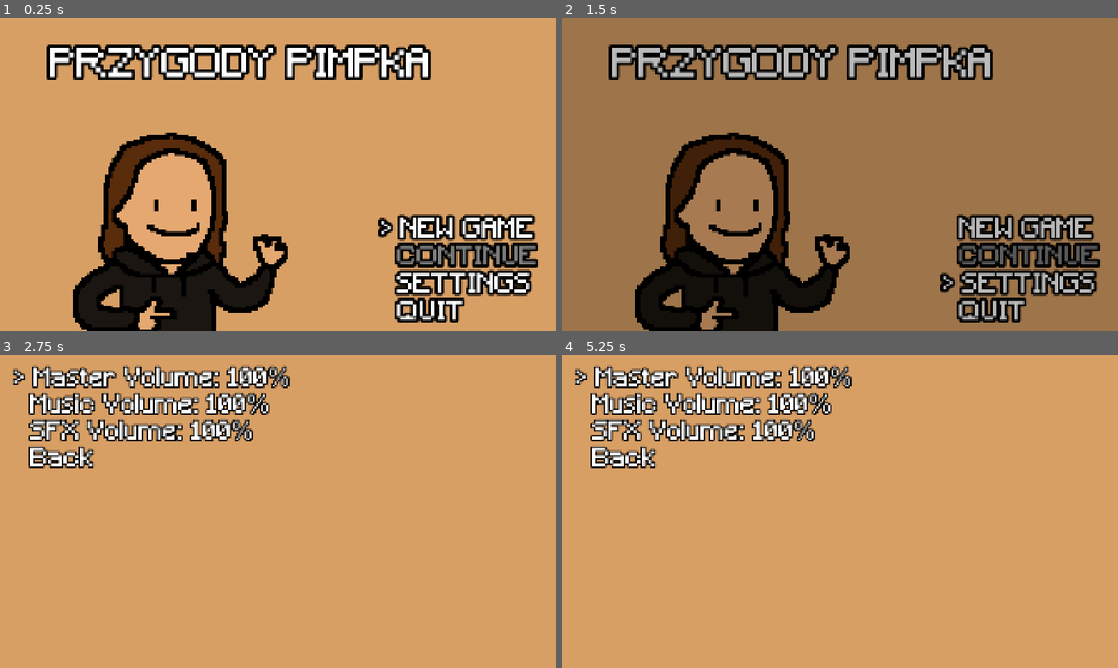
Above: before the commit, frames 1-4 (two rows, left to right).
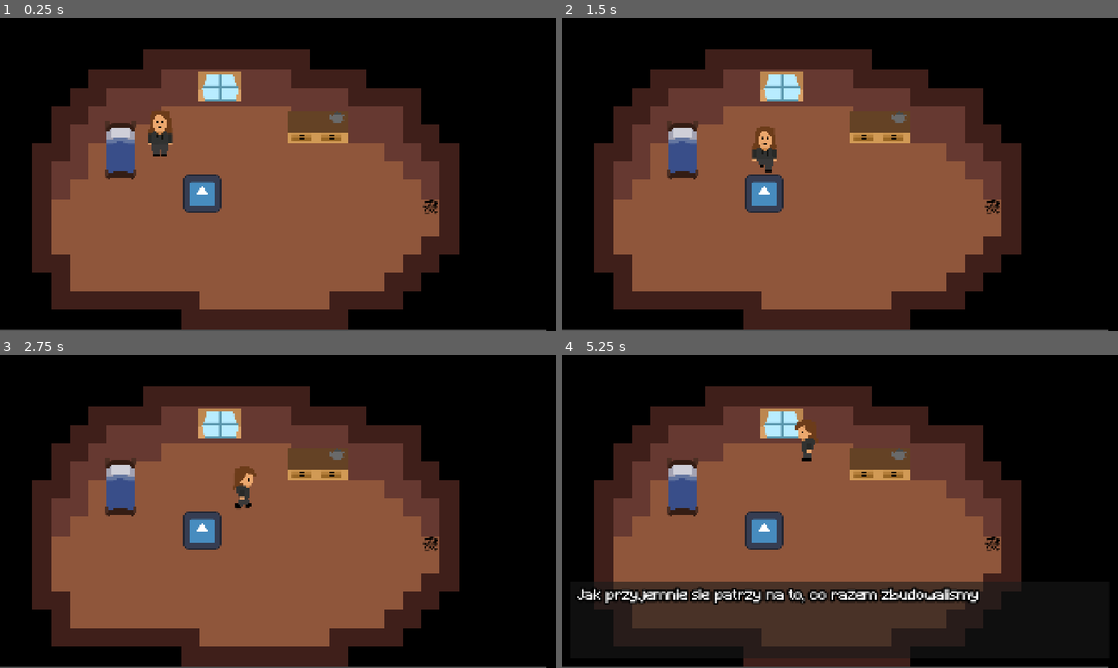
Above: after the commit, the same moments.

Repository: etper/pimpek-rpg-game
Game: Godot game, scene res://main.tscn
The game is run twice, just before and just after one commit, with the same random seed, the same clock (stepped at 60 frames per second) and the same inputs. Before the commit the project starts from res://scenes/main menu.tscn. The engine's default icon, where the game draws it, is replaced by a stand-in: a white triangle on a blue panel in a dark square.
Inputs:
- Up to frame 1 (0.25 s): no input
- Up to frame 2 (1.5 s): tap Enter at 0.5 s; hold D (move_right) 0.53-1.28 s; hold Z (interact) 0.53-1.28 s; hold S (move_down) from 1.28 s (still down); tap Shift (sprint) at 1.35 s
- Up to frame 3 (2.75 s): release S (move_down) at 2.03 s; hold D (move_right) from 2.03 s (still down); hold Z (interact) from 2.03 s (still down)
- Up to frame 4 (5.25 s): release D (move_right) at 2.78 s; release Z (interact) at 2.78 s; hold W (move_up) 2.78-3.53 s; tap Shift (sprint) at 2.85, 4.35 s; hold Z (interact) 3.53-4.28 s; hold A (move_left) 3.53-5.03 s; hold S (move_down) from 5.03 s (still down); hold Z (interact) from 5.03 s (still down)

The runs differ from the first frame. In frame 1, 95% of the frame differs, in the area x 0-100%, y 0-100%; in frame 2, 95%; in frame 3, 99%; in frame 4, 99%.

Commit message:
add remove item feedback polish

Diff:
--- a/main.tscn
+++ b/main.tscn
@@ -24,6 +24,8 @@
 [ext_resource type="Resource" uid="uid://c6u5ajvayp0x6" path="res://enemies/ant.tres" id="22_d13ii"]
 [ext_resource type="Script" uid="uid://bkgurhpwesdqe" path="res://scripts/events/start_battle.gd" id="22_ryguw"]
 [ext_resource type="PackedScene" uid="uid://bmceh7bop7par" path="res://scenes/item_notifications.tscn" id="24_1u8w0"]
+[ext_resource type="Texture2D" uid="uid://c6lra44g0pvrh" path="res://sprites/icon.svg" id="25_lswn8"]
+[ext_resource type="Script" uid="uid://bukwlb3ropmuc" path="res://scripts/events/remove_item.gd" id="26_a6jrf"]
 
 [sub_resource type="TileSetAtlasSource" id="TileSetAtlasSource_5vw27"]
 texture = ExtResource("1_5vw27")
@@ -196,6 +198,11 @@
 enemy = ExtResource("22_d13ii")
 metadata/_custom_type_script = "uid://bkgurhpwesdqe"
 
+[sub_resource type="Resource" id="Resource_15o7b"]
+script = ExtResource("26_a6jrf")
+item_id = "Stare Skarpetki"
+metadata/_custom_type_script = "uid://bukwlb3ropmuc"
+
 [node name="Main" type="Node2D" unique_id=1148531345]
 
 [node name="BG Music" type="AudioStreamPlayer2D" parent="." unique_id=701678097]
@@ -327,6 +334,11 @@
 
 [node name="ItemNotifications" parent="." unique_id=296417052 instance=ExtResource("24_1u8w0")]
 
+[node name="Interactable" parent="." unique_id=1064737833 instance=ExtResource("3_h2yge")]
+position = Vector2(698, 606)
+sprite = ExtResource("25_lswn8")
+events = Array[ExtResource("7_5vw27")]([SubResource("Resource_15o7b")])
+
 [editable path="Bed"]
 [editable path="Teapot"]
 [editable path="KitchenCountertop2"]
--- a/project.godot
+++ b/project.godot
@@ -11,7 +11,7 @@
 [application]
 
 config/name="pimpek rpg game"
-run/main_scene="uid://oqjnhwwiuo87"
+run/main_scene="uid://c1rvsinu081wm"
 config/features=PackedStringArray("4.7", "GL Compatibility")
 config/icon="res://sprites/icon.svg"
 
--- a/scenes/item_notification.gd
+++ b/scenes/item_notification.gd
@@ -5,23 +5,47 @@
 
 func setup(item_name: String, item_icon: Texture2D, amount: int, added: bool):
 	text_label.text = "%s %s x%d" % [
-		"Otrzymujesz:" if added else "Tracisz:",
+		" Otrzymujesz:" if added else " Tracisz:",
 		item_name,
 		amount
 	]
 
 	icon.texture = item_icon
 
+	# SFX
+	if added:
+		SoundManager.play_ding() # or play_item_get()
+	else:
+		SoundManager.play_remove() # or play_item_remove()
+
+	scale = Vector2(0.9, 0.9)
+	modulate.a = 0.0
 	position.x = -size.x
 
 	var tween = create_tween()
-	tween.tween_property(self, "position:x", 0, 0.25)
+	tween.set_parallel(true)
+
+	tween.tween_property(self, "position:x", 0, 1.0)\
+		.set_trans(Tween.TRANS_CUBIC)\
+		.set_ease(Tween.EASE_OUT)
+
+	tween.tween_property(self, "scale", Vector2.ONE, 0.22)\
+		.set_trans(Tween.TRANS_BACK)\
+		.set_ease(Tween.EASE_OUT)
+
+	tween.tween_property(self, "modulate:a", 1.0, 0.15)
 
 	await tween.finished
 	await get_tree().create_timer(2.0).timeout
 
 	tween = create_tween()
-	tween.tween_property(self, "position:x", -size.x, 0.25)
+	tween.set_parallel(true)
+
+	tween.tween_property(self, "position:x", -size.x, 0.2)\
+		.set_trans(Tween.TRANS_QUAD)\
+		.set_ease(Tween.EASE_IN)
+
+	tween.tween_property(self, "modulate:a", 0.0, 0.2)
 
 	await tween.finished
 	queue_free()
--- a/scenes/item_notification.tscn
+++ b/scenes/item_notification.tscn
@@ -1,10 +1,43 @@
 [gd_scene format=3 uid="uid://bkm41w156u5nx"]
 
 [ext_resource type="Script" uid="uid://bvjw8bcl6re2y" path="res://scenes/item_notification.gd" id="1_2t1bs"]
+[ext_resource type="FontFile" uid="uid://n6apm5jh3r76" path="res://Minecraft.ttf" id="2_tp5bc"]
 
 [node name="ItemNotification" type="Panel" unique_id=1153881276]
-custom_minimum_size = Vector2(300, 48)
+custom_minimum_size = Vector2(600, 96)
 script = ExtResource("1_2t1bs")
+
+[node name="ColorRect" type="ColorRect" parent="." unique_id=1965035641]
+layout_mode = 0
+offset_right = 600.0
+offset_bottom = 96.0
+color = Color(0.84705883, 0.62352943, 0.39607844, 1)
+
+[node name="ColorRect2" type="ColorRect" parent="." unique_id=1660424154]
+layout_mode = 0
+offset_top = 89.0
+offset_right = 600.0
+offset_bottom = 96.0
+color = Color(0.47988033, 0.32600692, 0.16230214, 1)
+
+[node name="ColorRect3" type="ColorRect" parent="." unique_id=1384405126]
+layout_mode = 0
+offset_right = 600.0
+offset_bottom = 7.0
+color = Color(0.47988033, 0.32600692, 0.16230214, 1)
+
+[node name="ColorRect4" type="ColorRect" parent="." unique_id=65497803]
+layout_mode = 0
+offset_right = 6.0
+offset_bottom = 96.0
+color = Color(0.47988033, 0.32600692, 0.16230214, 1)
+
+[node name="ColorRect5" type="ColorRect" parent="." unique_id=1125004391]
+layout_mode = 0
+offset_left = 594.0
+offset_right = 600.0
+offset_bottom = 96.0
+color = Color(0.47988033, 0.32600692, 0.16230214, 1)
 
 [node name="Hbox" type="HBoxContainer" parent="." unique_id=675628545]
 layout_mode = 1
@@ -19,4 +52,12 @@
 
 [node name="Text" type="Label" parent="Hbox" unique_id=1572428402]
 layout_mode = 2
-text = "Got Potion x3"
+size_flags_horizontal = 3
+theme_override_colors/font_color = Color(0.92176855, 0.74146974, 0.5654144, 1)
+theme_override_colors/font_outline_color = Color(0.47843137, 0.3254902, 0.16078432, 1)
+theme_override_constants/outline_size = 20
+theme_override_fonts/font = ExtResource("2_tp5bc")
+theme_override_font_sizes/font_size = 30
+text = "Otrzymujesz: Stare Skarpetki"
+horizontal_alignment = 1
+vertical_alignment = 1
--- a/scripts/sound_manager.gd
+++ b/scripts/sound_manager.gd
@@ -3,6 +3,8 @@
 const INTERACT = preload("res://sfx/interact.wav")
 const SCROLL = preload("res://sfx/scroll.wav")
 const TEXT = preload("res://sfx/dialogue scroll.wav")
+const DING = preload("res://sfx/ding.wav")
+const REMOVEITEM = preload("res://sfx/remove item.wav")
 
 func play_text():
 	var player := AudioStreamPlayer.new()
@@ -27,3 +29,19 @@
 	add_child(player)
 	player.play()
 	player.finished.connect(player.queue_free)
+
+func play_ding():
+	var player := AudioStreamPlayer.new()
+	player.stream = DING
+	player.volume_db = -10
+	add_child(player)
+	player.play()
+	player.finished.connect(player.queue_free)
+
+func play_remove():
+	var player := AudioStreamPlayer.new()
+	player.stream = REMOVEITEM
+	player.volume_db = -10
+	add_child(player)
+	player.play()
+	player.finished.connect(player.queue_free)
Not shown, added: sfx/remove item.wav.import
Not shown, added: sfx/remove item.wav
